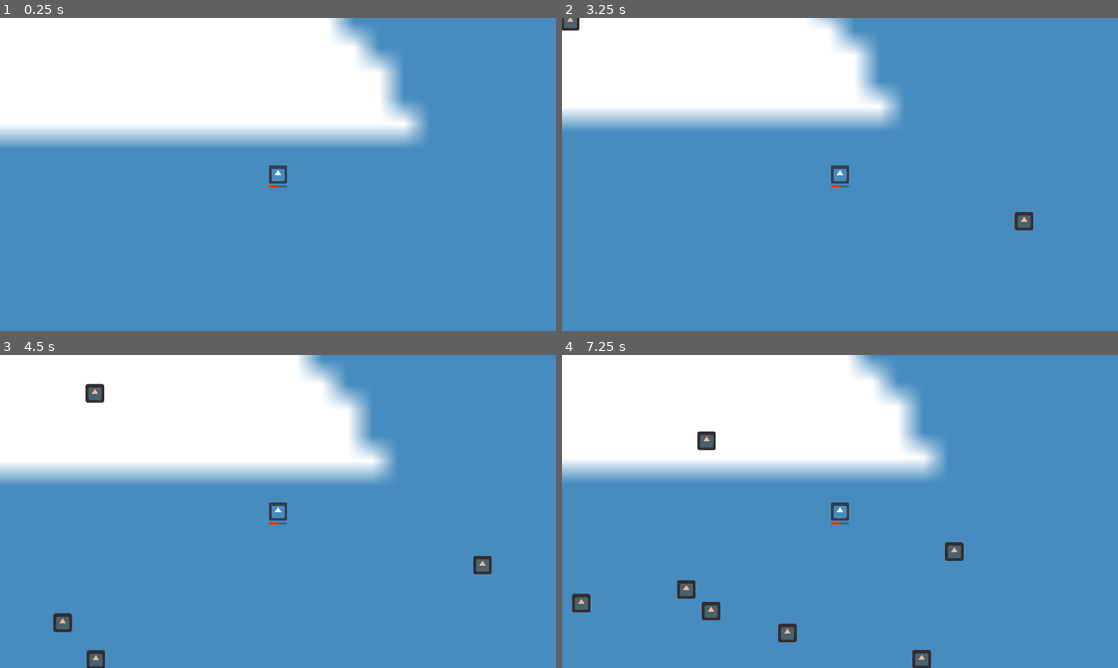
Above: before the commit, frames 1-4 (two rows, left to right).
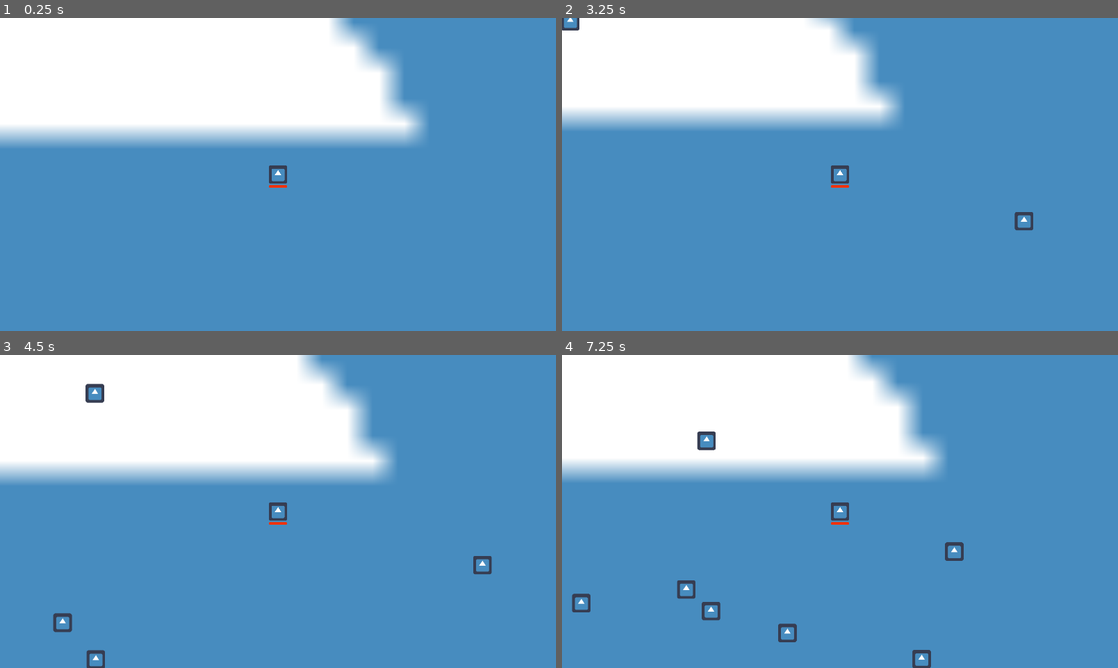
Above: after the commit, the same moments.

Repository: Merliin42/ludum-dare-56
Game: Godot game, scene res://main.tscn
The game is run twice, just before and just after one commit, with the same random seed, the same clock (stepped at 60 frames per second) and the same inputs. The engine's default icon, where the game draws it, is replaced by a stand-in: a white triangle on a blue panel in a dark square.
Inputs:
- Up to frame 1 (0.25 s): no input
- Up to frame 2 (3.25 s): tap Enter at 0.5 s; hold D (character_right) 0.53-1.28 s; hold S (character_down) 1.28-2.03 s; hold D (character_right) 2.03-2.78 s; hold W (character_up) from 2.78 s (still down)
- Up to frame 3 (4.5 s): release W (character_up) at 3.53 s; hold A (character_left) from 3.53 s (still down)
- Up to frame 4 (7.25 s): release A (character_left) at 5.03 s; hold S (character_down) 5.03-5.78 s; hold D (character_right) 5.78-6.53 s; hold W (character_up) from 6.53 s (still down)

The runs differ from the first frame. In frame 1, less than 0.1% of the frame differs, in the area x 49-52%, y 53-55%; in frame 2, 0.3%; in frame 3, 0.8%; in frame 4, 1.4%, in the area x 1-73%, y 24-100%.

Commit message:
health bar diminishes

Diff:
--- a/Character/character.gd
+++ b/Character/character.gd
@@ -3,7 +3,7 @@
 signal health_updated(new_health);
 
 @export var speed = 200;
-@export var max_health = 10;
+@export var max_health = 100;
 @export var i_frame_enable := false;
 
 @onready var health = max_health;
@@ -33,3 +33,7 @@
 func _on_mob_detector_body_entered(body:Node2D) -> void:
 	if is_instance_of(body, Mob):
 		take_damage(body.damages);
+
+
+func _on_health_updated(new_health: Variant) -> void:
+	$HealthBar.value = health * 100. / max_health;
--- a/Character/character.tscn
+++ b/Character/character.tscn
@@ -89,14 +89,15 @@
 "": SubResource("AnimationLibrary_d3fd6")
 }
 
-[node name="ProgressBar" type="ProgressBar" parent="."]
+[node name="HealthBar" type="ProgressBar" parent="."]
 offset_left = -32.0
 offset_top = 37.0
 offset_right = 32.0
 offset_bottom = 45.0
 theme_override_styles/fill = SubResource("StyleBoxFlat_vxv1b")
-value = 50.0
+value = 100.0
 show_percentage = false
 
+[connection signal="health_updated" from="." to="." method="_on_health_updated"]
 [connection signal="body_entered" from="MobDetector" to="." method="_on_mob_detector_body_entered"]
 [connection signal="animation_finished" from="AnimationPlayer" to="." method="_on_animation_player_animation_finished"]
--- a/Mob/mob.tscn
+++ b/Mob/mob.tscn
@@ -21,7 +21,7 @@
 "times": PackedFloat32Array(0),
 "transitions": PackedFloat32Array(1),
 "update": 0,
-"values": [Color(1, 0.709804, 0.576471, 1)]
+"values": [Color(1, 1, 1, 1)]
 }
 
 [sub_resource type="Animation" id="Animation_6um1r"]
@@ -46,8 +46,7 @@
 "take_damage": SubResource("Animation_6um1r")
 }
 
-[node name="Enemy" type="CharacterBody2D"]
-modulate = Color(1, 0.709804, 0.576471, 1)
+[node name="Mob" type="CharacterBody2D"]
 collision_layer = 2
 collision_mask = 3
 script = ExtResource("1_0rrqq")
